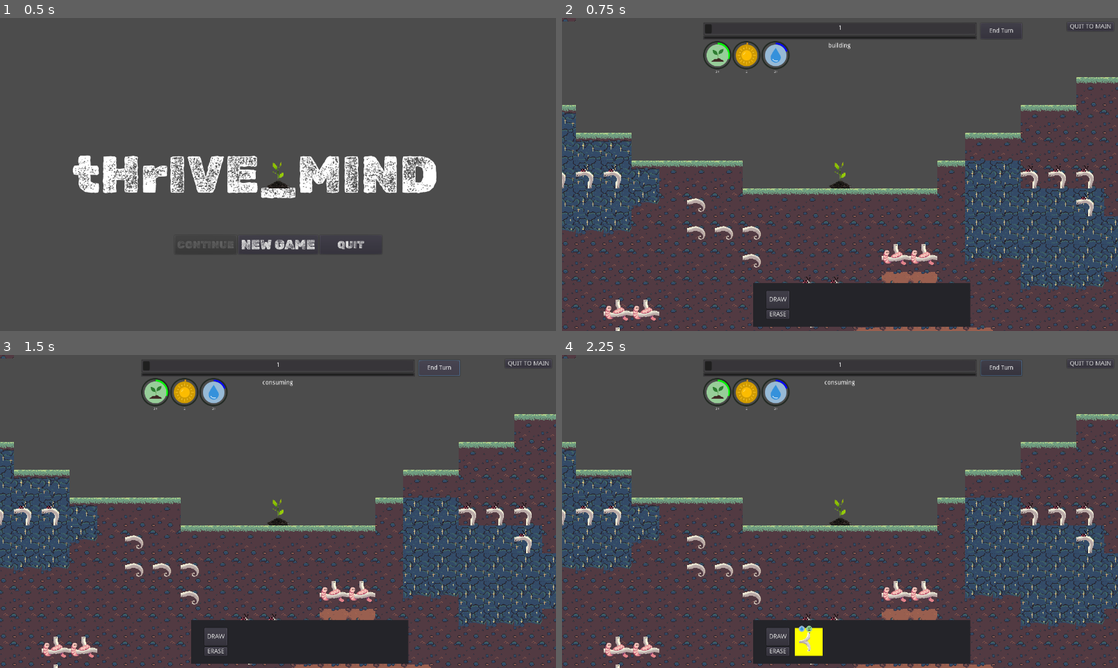
Above: before the commit, frames 1-4 (two rows, left to right).
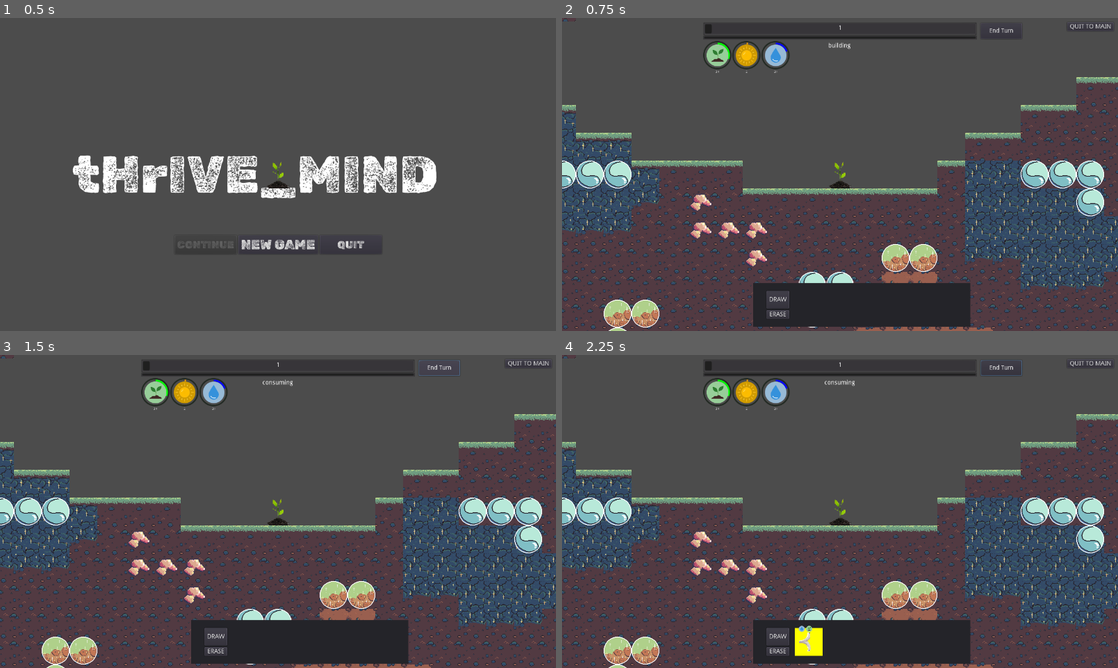
Above: after the commit, the same moments.

Repository: Gouellie/Roots
Game: Godot game, scene res://src/screens/main_menu.tscn
Two runs of this game, one before a commit and one after it. Both use one fixed random seed, a clock stepped at 60 frames per second and the inputs below.
Inputs:
- Up to frame 1 (0.5 s): no input
- Up to frame 2 (0.75 s): click "NEW GAME" at 0.5 s
- Up to frame 3 (1.5 s): click "End Turn" at 1.25 s
- Up to frame 4 (2.25 s): click "DRAW" at 2 s

Frame 1 is identical in both runs. In frame 2, 4.8% of the frame differs, in the area x 0-98%, y 45-100%; in frame 3, 4.8%; in frame 4, 4.8%.

Commit message:
Updated Ingredients visuals
- Still using placeholders for most

Diff:
--- a/assets/tiles/ingredients_tiles_tileset.tres
+++ b/assets/tiles/ingredients_tiles_tileset.tres
@@ -7,7 +7,7 @@
 0/texture = ExtResource( 1 )
 0/tex_offset = Vector2( 0, 0 )
 0/modulate = Color( 1, 1, 1, 1 )
-0/region = Rect2( 0, 192, 64, 64 )
+0/region = Rect2( 128, 704, 64, 64 )
 0/tile_mode = 0
 0/occluder_offset = Vector2( 0, 0 )
 0/navigation_offset = Vector2( 0, 0 )
@@ -21,7 +21,7 @@
 1/texture = ExtResource( 1 )
 1/tex_offset = Vector2( 0, 0 )
 1/modulate = Color( 1, 1, 1, 1 )
-1/region = Rect2( 64, 192, 64, 64 )
+1/region = Rect2( 0, 704, 64, 64 )
 1/tile_mode = 0
 1/occluder_offset = Vector2( 0, 0 )
 1/navigation_offset = Vector2( 0, 0 )
@@ -35,7 +35,7 @@
 2/texture = ExtResource( 1 )
 2/tex_offset = Vector2( 0, 0 )
 2/modulate = Color( 1, 1, 1, 1 )
-2/region = Rect2( 448, 128, 64, 64 )
+2/region = Rect2( 192, 320, 64, 64 )
 2/tile_mode = 0
 2/occluder_offset = Vector2( 0, 0 )
 2/navigation_offset = Vector2( 0, 0 )
@@ -45,3 +45,17 @@
 2/shape_one_way_margin = 0.0
 2/shapes = [  ]
 2/z_index = 0
+3/name = "ing_roots"
+3/texture = ExtResource( 1 )
+3/tex_offset = Vector2( 0, 0 )
+3/modulate = Color( 1, 1, 1, 1 )
+3/region = Rect2( 0, 768, 64, 64 )
+3/tile_mode = 0
+3/occluder_offset = Vector2( 0, 0 )
+3/navigation_offset = Vector2( 0, 0 )
+3/shape_offset = Vector2( 0, 0 )
+3/shape_transform = Transform2D( 1, 0, 0, 1, 0, 0 )
+3/shape_one_way = false
+3/shape_one_way_margin = 0.0
+3/shapes = [  ]
+3/z_index = 0
--- a/src/scenes/librairies/ingredients/rock.tscn
+++ b/src/scenes/librairies/ingredients/rock.tscn
@@ -12,7 +12,7 @@
 [node name="Sprite" type="Sprite" parent="."]
 texture = ExtResource( 1 )
 region_enabled = true
-region_rect = Rect2( 448, 128, 64, 64 )
+region_rect = Rect2( 192, 256, 64, 64 )
 
 [node name="Area2D" type="Area2D" parent="."]
 collision_layer = 4
--- a/src/scenes/librairies/ingredients/soil.tscn
+++ b/src/scenes/librairies/ingredients/soil.tscn
@@ -13,7 +13,7 @@
 [node name="Sprite" type="Sprite" parent="."]
 texture = ExtResource( 1 )
 region_enabled = true
-region_rect = Rect2( 64, 192, 64, 64 )
+region_rect = Rect2( 0, 640, 64, 64 )
 
 [node name="Area2D" type="Area2D" parent="."]
 collision_layer = 4
--- a/src/scenes/librairies/ingredients/water.tscn
+++ b/src/scenes/librairies/ingredients/water.tscn
@@ -13,7 +13,7 @@
 [node name="Sprite" type="Sprite" parent="."]
 texture = ExtResource( 1 )
 region_enabled = true
-region_rect = Rect2( 0, 192, 64, 64 )
+region_rect = Rect2( 128, 704, 64, 64 )
 
 [node name="Area2D" type="Area2D" parent="."]
 collision_layer = 4
